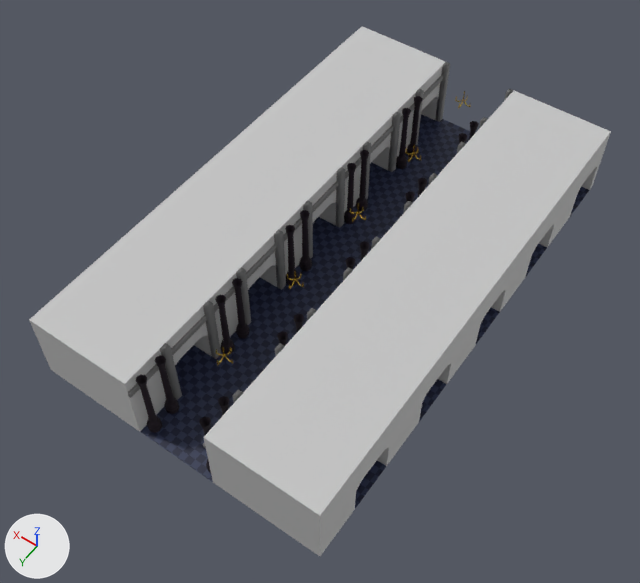
Renders of the glTF model resources/models/corridor.glb from each side of a commit.
Both versions are drawn from a camera (50 mm lens) standing at (-55.2, 41.3, 123.0) and looking at (-0.2, -35.7, 2.0). Arrows for +X, +Y and +Z are at lower left; the lights stay in place. Where no turn or scale is listed for an object, it has been applied to the vertices. Vertices at the same position are counted once.
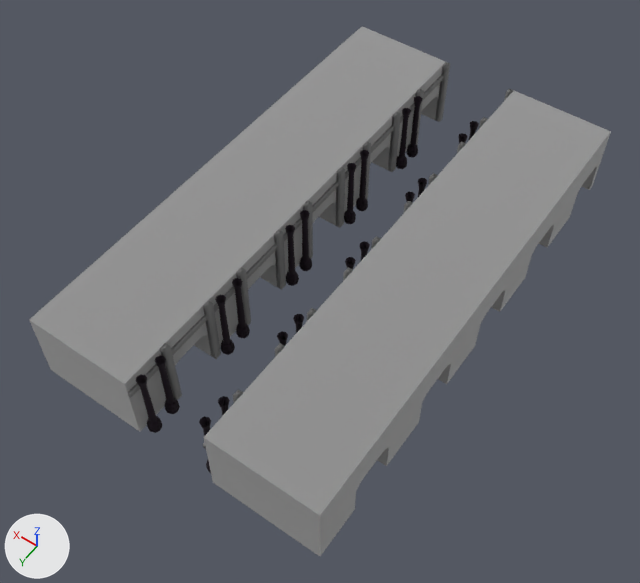
Where the change shows, as pixel boxes (x1, y1, x2, y2) in the pictures (640 x 583 px; the box of a moved part takes in the faces that stretch with it):
'Cube.001', surface changed: (29, 26, 611, 555) in both
'Plane', deleted: before (140, 114, 589, 508)
'Cylinder', surface changed, shading changed: (136, 108, 468, 473) in both
'Cylinder.007', deleted: before (216, 91, 471, 364)
'Cylinder.006', deleted: before (217, 92, 468, 366)
part 3 of me_cube, moved or reshaped: (377, 167, 597, 466) in both

Patch to the scene script:
```diff
--- a/resources/models/corridor.glb.py
+++ b/resources/models/corridor.glb.py
@@ mat_pillar @@
 mat_pillar.base_color = (0.00737, 0.00109, 0.00764)  # black #150415
-mat_pillar.roughness = 0.877
+mat_pillar.roughness = 1.0
@@ mat_wall @@
 mat_wall.base_color = (0.558, 0.558, 0.558)  # light grey #c5c5c5
-mat_wall.roughness = 0.827
+mat_wall.roughness = 1.0
+mat_wall.metallic = 1.0
@@ mat_wall_deco @@
 mat_wall_deco.base_color = (0.218, 0.218, 0.218)  # grey #818181
-mat_wall_deco.metallic = 0.25
-mat_wall_deco.roughness = 0.695
+mat_wall_deco.roughness = 1.0
@@ me_cylinder @@
 me_cylinder.from_pydata(...)  # 1040 vertices, 1920 faces; spans x -13.2..1.2, y -73.2..1.2, z -7.4..6.6
 # used by ob_cylinder; location = (6.0, 0.0, 7.4)
+# me_cylinder part 1: its shading normals changed
 me_cylinder.materials.append(mat_pillar)
@@ me_cylinder_001 @@
 me_cylinder_001.from_pydata(...)  # 1040 vertices, 1920 faces; spans x -13.2..1.2, y -73.2..1.2, z -7.4..6.6
 # used by ob_cylinder_001; location = (6.0, -4.1, 7.4)
+# me_cylinder_001 part 2: its shading normals changed
 me_cylinder_001.materials.append(mat_pillar)
@@ me_cube @@
 me_cube.from_pydata(...)  # 296 vertices, 584 faces; spans x -44.5..9.9, y -45.4..45.4, z -7.0..7.0
 # used by ob_cube_001; location = (17.3, -43.4, 7.0)
+# me_cube part 3
+# 141 faces are deleted
+# 141 new faces join them
 me_cube.materials.append(mat_wall)
@@ ob_plane @@
-ob_plane = bpy.data.objects.new('Plane', me_plane_002)
-ob_plane.location = (0.0, -5.6, 0.0)
@@ ob_cylinder_006 @@
-ob_cylinder_006 = bpy.data.objects.new('Cylinder.006', me_cylinder_007)
-ob_cylinder_006.location = (0.0, -11.2, 13.1)
@@ ob_cylinder_007 @@
-ob_cylinder_007 = bpy.data.objects.new('Cylinder.007', me_cylinder_008)
-ob_cylinder_007.location = (0.0, -11.2, 13.1)
```
